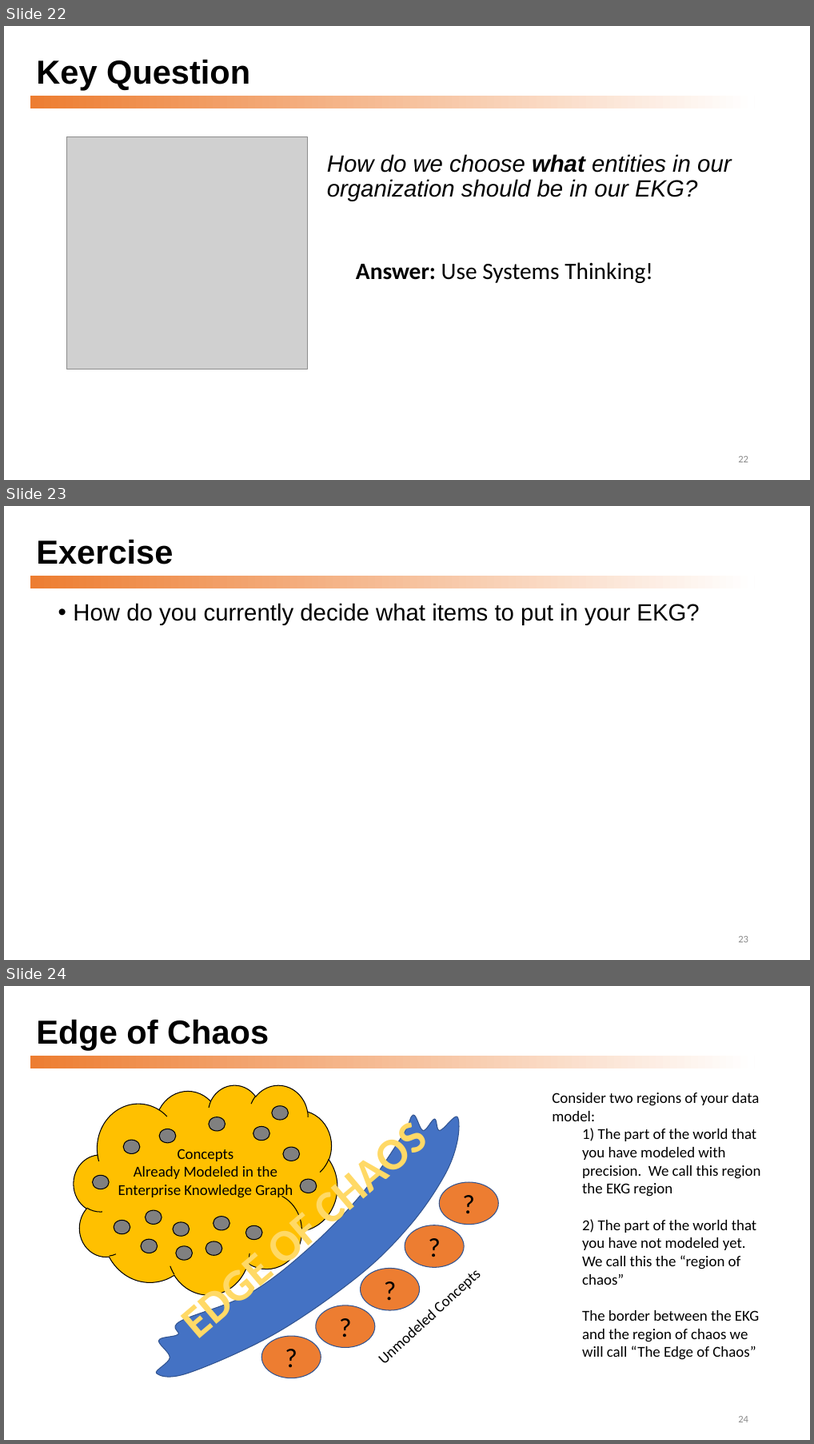
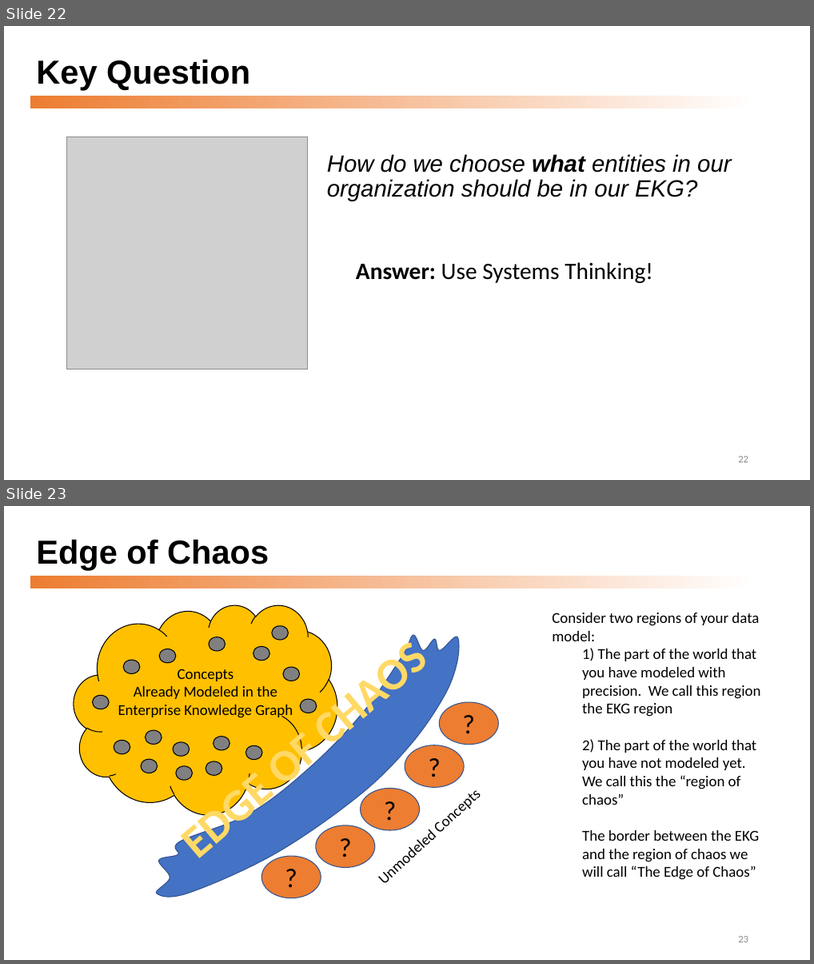
Before and after one commit to dmccreary/graph-systems-thinking, a slide deck: presentations/Graph-Systems-Thinking-Half-Day-Workshop.pptx. Shown one above the other, each under a label of ours: slides 22, 23 and 24 before the commit, slides 22 and 23 after it. The pictures are 814x1444 and 814x964 pixels, drawn with LibreOffice and Linux fonts; fonts in the diff are those of the drawing; grey boxes stand for pictures. Boxes give left, top, right and bottom in pixels: in the first picture for what was removed or moved away, otherwise in the second. Text is boxed around its words. In the diff, an @@ line names an element or a change of style, - is before the commit and + after.

```diff
--- a/presentations/Graph-Systems-Thinking-Half-Day-Workshop.pptx
+++ b/presentations/Graph-Systems-Thinking-Half-Day-Workshop.pptx
@@ slide 23 removed at (4, 506, 810, 960), background #FFFFFF; not listed: 1 template element that a slide beside it also shows @@
@@ title removed at (36, 540, 173, 564) @@
-Exercise
@@ text removed at (73, 603, 699, 625) @@
-• How do you currently decide what items to put in your EKG?
@@ page number removed at (738, 936, 749, 942) @@
-23
@@ what was slide 24 is now slide 23 @@
@@ page number at (738, 936, 749, 942): text changed @@
-24
+23
```
Also in this commit, not shown: 6 slides changed, 1 slide added, 2 other slides removed, 6 other files.
